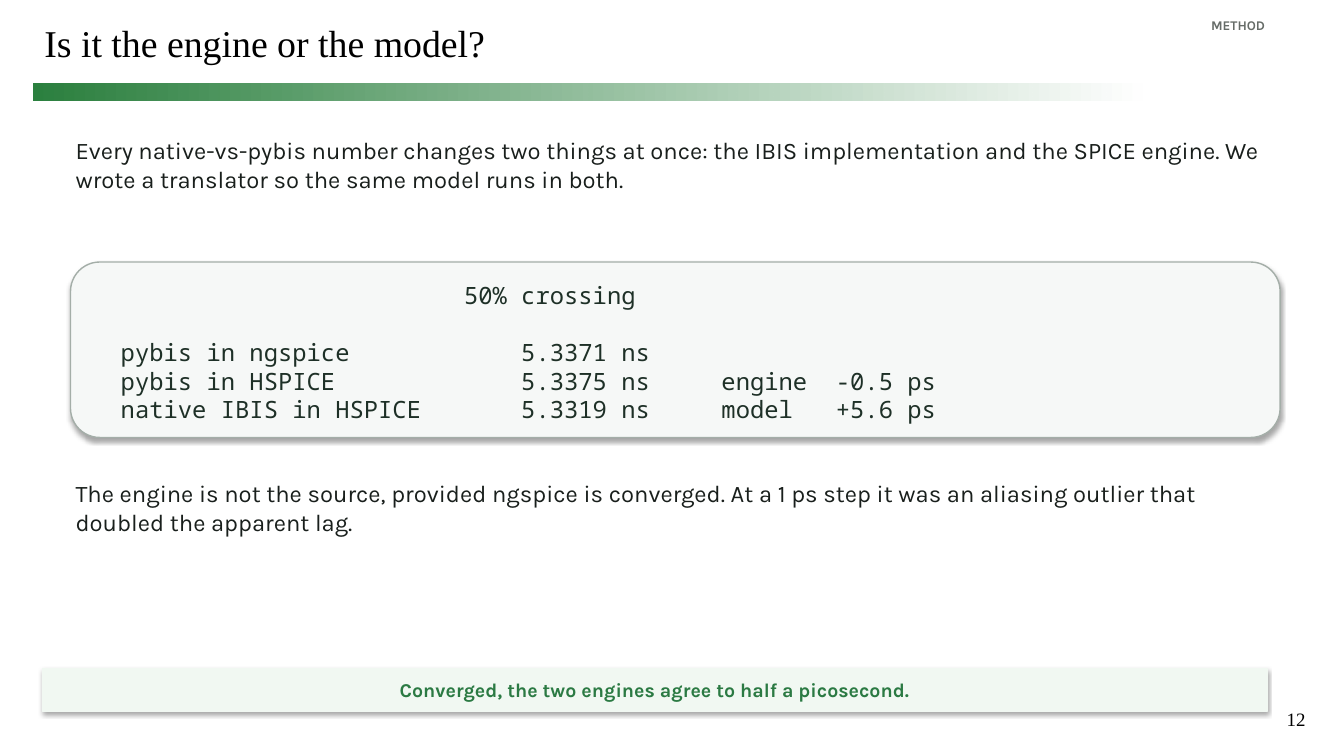
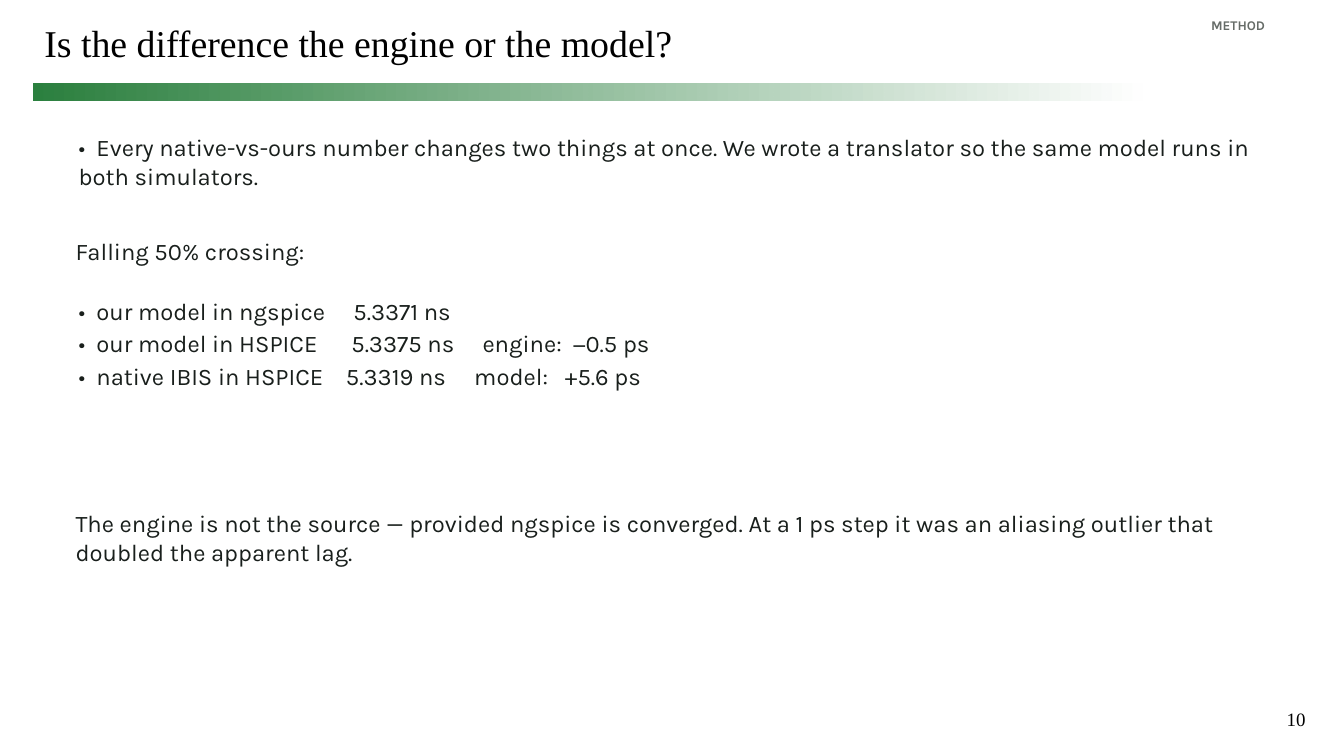
Before and after one commit to simon9721/ibis_comparison, a slide deck: slide 10 of results/meeting_deck_2026-09-04/ibis_pybis_status_2026-09-04.pptx (slide 12 before the commit). Drawn at 1344x756 pixels with LibreOffice and Linux fonts; fonts in the diff are those of the drawing. Boxes give left, top, right and bottom in pixels: in the first picture for what was removed or moved away, otherwise in the second. Text is boxed around its words. In the diff, an @@ line names an element or a change of style, - is before the commit and + after.

```diff
--- a/results/meeting_deck_2026-09-04/ibis_pybis_status_2026-09-04.pptx
+++ b/results/meeting_deck_2026-09-04/ibis_pybis_status_2026-09-04.pptx
@@ title at (44,30,672,64): text changed @@
-Is it the engine or the model?
+Is the difference the engine or the model?
@@ text at (79,139,1248,186): text changed @@
-Every native-vs-pybis number changes two things at once: the IBIS implementation and the SPICE engine. We wrote a translator so the same model runs in both.
+• Every native-vs-ours number changes two things at once. We wrote a translator so the same model runs in both simulators.
@@ text added at (76,243,304,266), 17 pt, text #191F1C @@
+Falling 50% crossing:
@@ text "• our model in ngspice ...": place and size @@
-text "• our model in ngspice ..." at (71,262,1280,438)
+text "• our model in ngspice ..." at (96,303,649,391)
@@ text "• our model in ngspice ..." at (96,303,649,391): fill #F6F8F7 to none; outline #A4AEA8 1 pt to none; shadow off @@
@@ text at (96,303,649,391): text changed; font Noto Sans Mono to Karla; text colour #1E3027 to #191F1C @@
-50% crossing
-pybis in ngspice 5.3371 ns
-pybis in HSPICE 5.3375 ns engine -0.5 ps
-native IBIS in HSPICE 5.3319 ns model +5.6 ps
+• our model in ngspice 5.3371 ns
+• our model in HSPICE 5.3375 ns engine: −0.5 ps
+• native IBIS in HSPICE 5.3319 ns model: +5.6 ps
@@ text at (76,515,1213,567): text changed @@
-The engine is not the source, provided ngspice is converged. At a 1 ps step it was an aliasing outlier that doubled the apparent lag.
+The engine is not the source — provided ngspice is converged. At a 1 ps step it was an aliasing outlier that doubled the apparent lag.
@@ rectangle removed at (42,668,1267,712) @@
-Converged, the two engines agree to half a picosecond.
@@ page number at (1287,713,1306,726): text changed @@
-12
+10
```
Also in this commit, not shown: 7 other slides changed, 6 slides added, 9 slides removed, 14 other files.
